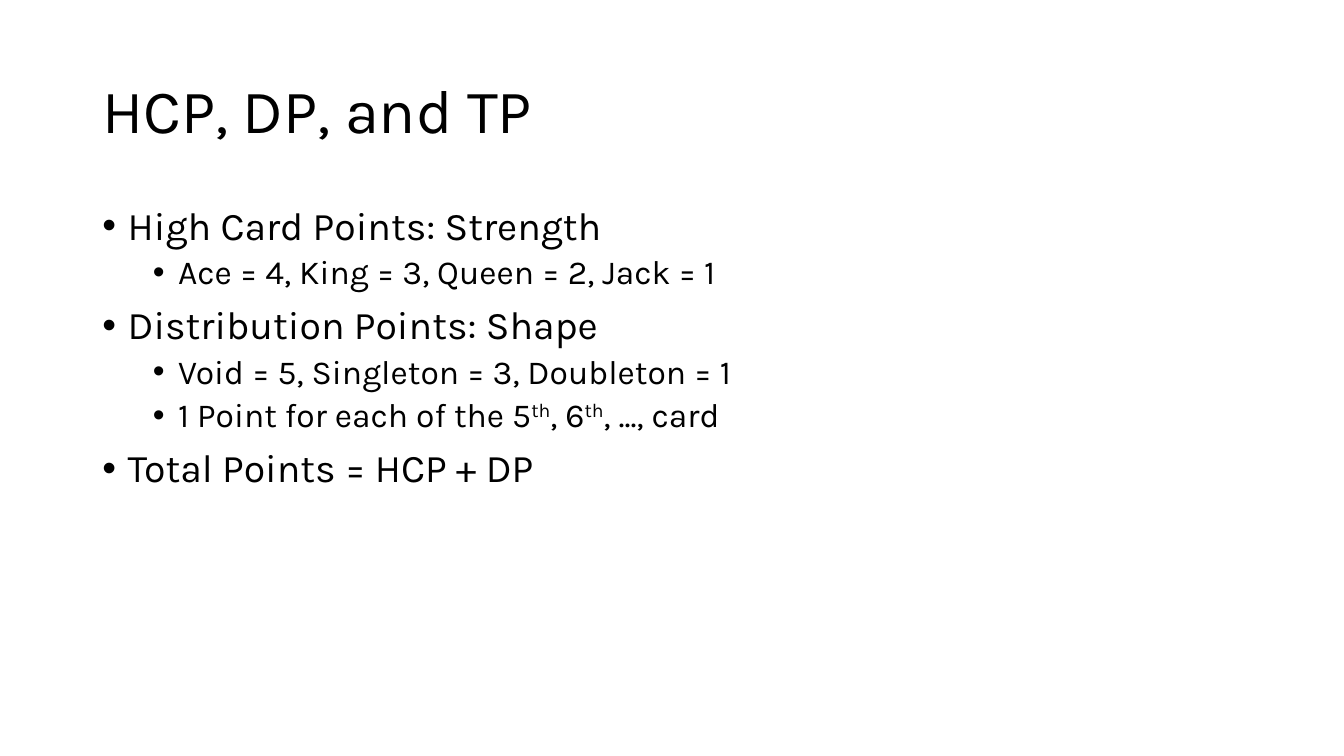
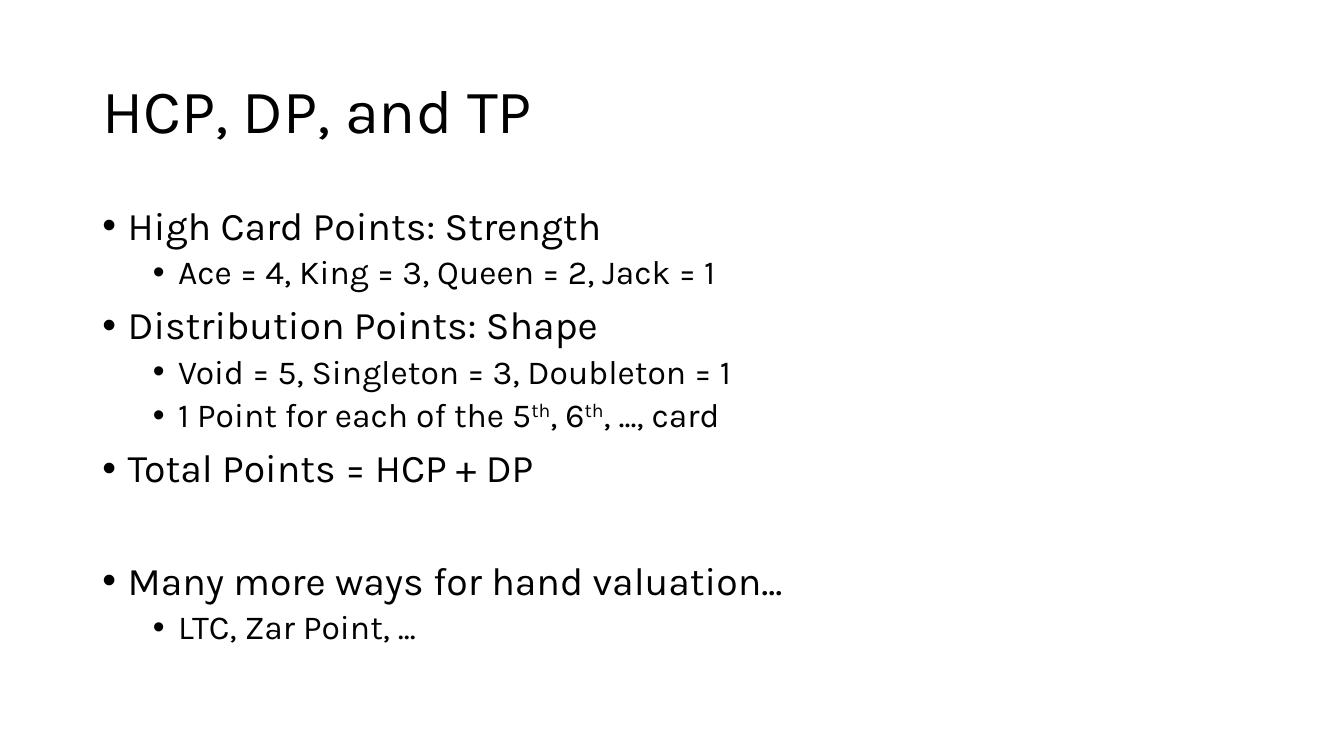
Before and after one commit to sywhub/bridge101, a slide deck: slide 5 of lectures.pptx (slide 4 before the commit). Drawn at 1344x756 pixels with LibreOffice and Linux fonts; fonts in the diff are those of the drawing; background and template pictures are left out. Boxes give left, top, right and bottom in pixels: in the first picture for what was removed or moved away, otherwise in the second. Text is boxed around its words. In the diff, an @@ line names an element or a change of style, - is before the commit and + after.

```diff
--- a/lectures.pptx
+++ b/lectures.pptx
@@ text at [128,568,783,643]: paragraphs added @@
+• Many more ways for hand valuation...
+  • LTC, Zar Point, ...
```
Also in this commit, not shown: 5 other slides changed, 3 slides added, 2 other files.
